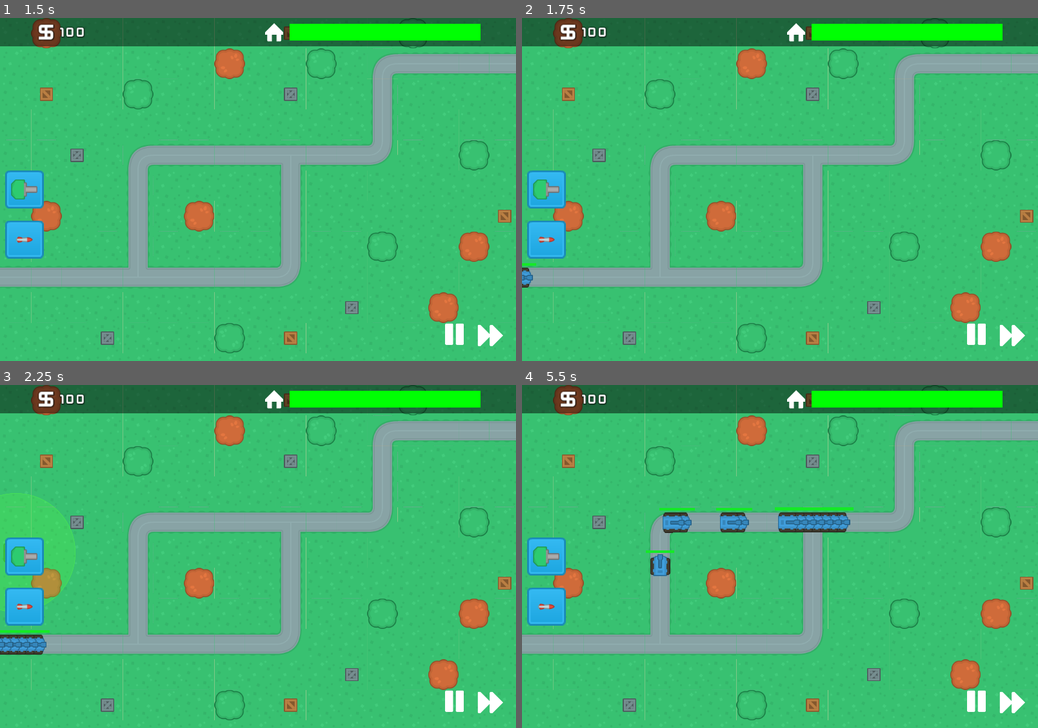
Above: before the commit, frames 1-4 (two rows, left to right).
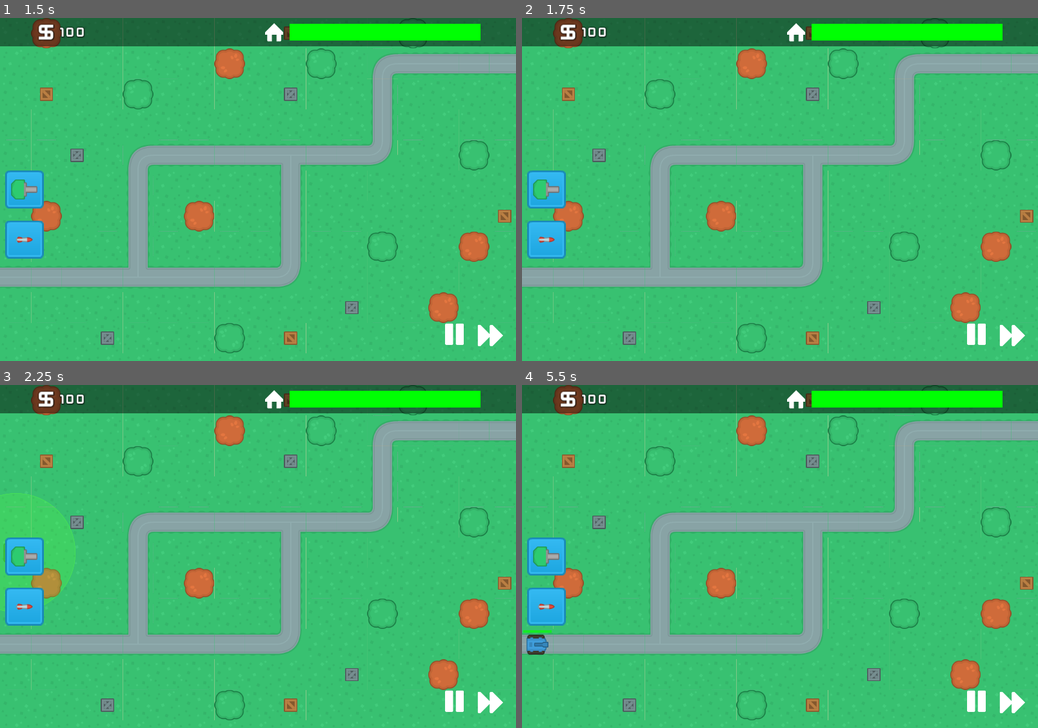
Above: after the commit, the same moments.

Repository: mdbernhards/TDGame
Game: Godot game, scene res://Scenes/MainScenes/GameScene.tscn
The game is run twice, just before and just after one commit, with the same random seed, the same clock (stepped at 60 frames per second) and the same inputs. The project has no main scene, so this scene is started directly.
Inputs (mouse positions are in pixels of both pictures, inside the frame that each line leads up to):
- Up to frame 1 (1.5 s): click (25, 240) at 0.5 s; click (454, 333) at 1.25 s
- Up to frame 2 (1.75 s): no input
- Up to frame 3 (2.25 s): click (25, 556) at 2 s
- Up to frame 4 (5.5 s): click (1012, 700) at 2.75 s; click (547, 556) at 3.5 s; click (547, 607) at 4.25 s; click (1012, 700) at 5 s

Frame 1 is identical in both runs. In frame 2, 0.1% of the frame differs, in the area x 0-3%, y 71-79%; in frame 3, 0.6%; in frame 4, 2.2%, in the area x 0-65%, y 35-79%.

Commit message:
Added money system(turrets cost money, tanks drop money), fixed bug with MissileT1 crashing game when tank enters range, added waves mechanic, now all wave, tank and turret data saved in gameData resource file

Diff:
--- a/Scenes/Enemies/BlueTank.gd
+++ b/Scenes/Enemies/BlueTank.gd
@@ -1,10 +1,15 @@
 extends PathFollow2D
 
-signal base_damage(damage)
+signal base_damage(base_damage)
+signal money_droped(money_droped)
 
-var speed = 150
-var hp = 300
-var base_damage = 21
+var tank_data = GameData.enemy_data["BlueTank"]
+
+var speed = tank_data.speed
+var hp = tank_data.health
+var base_damage = tank_data.base_damage
+var money_droped = tank_data.money_droped
+
 
 onready var health_bar = get_node("HealthBar")
 onready var impact_area = get_node("Impact")
@@ -44,6 +49,7 @@
 	impact_area.add_child(new_impact)
 
 func on_destroy():
+	emit_signal("money_droped", money_droped)
 	get_node("KinematicBody2D").queue_free()
 	yield(get_tree().create_timer(0.2), "timeout")
 	self.queue_free()
--- a/Scenes/MainScenes/GameScene.gd
+++ b/Scenes/MainScenes/GameScene.gd
@@ -13,7 +13,10 @@
 var enemies_in_wave = 0
 
 var base_health = 100
+var money = 100
+var enemy_count
 
+var waves = GameData.wave_data["Waves"]
 ###
 ### Basic railsnakes
 ###
@@ -26,6 +29,8 @@
 func _process(delta):
 	if build_mode:
 		update_tower_preview()
+	if enemy_count == 0:
+		start_next_wave()
 
 func _unhandled_input(event):
 	if event.is_action_released("ui_cancel") and build_mode == true:
@@ -39,11 +44,14 @@
 ###
 func start_next_wave():
 	var wave_data = retrieve_wave_data()
-	yield(get_tree().create_timer(0.2), "timeout")
+	if current_wave == 1:
+		yield(get_tree().create_timer(0.2), "timeout")
+	else:
+		yield(get_tree().create_timer(6), "timeout")
 	spawn_enemies(wave_data)
 
 func retrieve_wave_data():
-	var wave_data = [["BlueTank", 0.1], ["BlueTank", 0.1],["BlueTank", 0.1], ["BlueTank", 0.1],["BlueTank", 0.1], ["BlueTank", 0.1],["BlueTank", 0.7], ["BlueTank", 0.1],["BlueTank", 0.7], ["BlueTank", 0.1],["BlueTank", 0.7], ["BlueTank", 0.1]]
+	var wave_data = create_wave()
 	current_wave += 1
 	enemies_in_wave = wave_data.size()
 	return wave_data
@@ -52,6 +60,7 @@
 	for i in wave_data:
 		var new_enemy = load("res://Scenes/Enemies/" + i[0] + ".tscn").instance()
 		new_enemy.connect("base_damage", self, 'on_base_damage')
+		new_enemy.connect("money_droped", self, 'on_money_droped')
 		map_node.get_node("Path").add_child(new_enemy, true)
 		yield(get_tree().create_timer(i[1]),"timeout")
 
@@ -85,7 +94,7 @@
 	get_node("UI/TowerPreview").free()
 
 func verify_and_build():
-	if build_valid:
+	if build_valid and buy_turret():
 		var new_tower = load("res://Scenes/Turrets/" + build_type + ".tscn").instance()
 		new_tower.position = build_location
 		new_tower.built = true
@@ -94,9 +103,36 @@
 		map_node.get_node("Turrets").add_child(new_tower, true)
 		map_node.get_node("TowerExclusion").set_cellv(build_tile, 5)
 
+func buy_turret():
+	var price = GameData.tower_data[build_type]["price"]
+	if price <= money:
+		money -= price
+		get_node("UI").update_money_count(money)
+		return true
+	else:
+		return false
+
 func on_base_damage(damage):
 	base_health -= damage
 	if base_health <= 0:
 		emit_signal("game_finished", false)
 	else:
 		get_node("UI").update_health_bar(base_health)
+
+
+func on_money_droped(money_droped):
+	money += money_droped
+	enemy_count -= 1
+	get_node("UI").update_money_count(money)
+
+func create_wave():
+	var wave_data = GameData.wave_data
+	var complete_wave = []
+	if (current_wave <= wave_data.Waves):
+		var wave = GameData.wave_data["Wave" + String(current_wave)]
+		enemy_count = wave.BlueTanks
+		for i in wave.BlueTanks:
+			complete_wave.append_array([["BlueTank", 0.7]])
+	else:
+		complete_wave.append_array([["BlueTank", 0.7]])
+	return complete_wave
--- a/Scenes/MainScenes/UI.gd
+++ b/Scenes/MainScenes/UI.gd
@@ -2,6 +2,7 @@
 
 onready var hp_bar = get_node("HUD/InfoBar/H/HP")
 onready var hp_bar_tween = get_node("HUD/InfoBar/H/HP/Tween")
+onready var money_count = get_node("HUD/InfoBar/H/Money")
 
 func set_tower_preview(tower_type, mouse_position):
 	var drag_tower = load("res://Scenes/Turrets/" + tower_type + ".tscn").instance()
@@ -59,3 +60,6 @@
 		hp_bar.set_tint_progress("e1be32")
 	else:
 		hp_bar.set_tint_progress("e11e1e")
+
+func update_money_count(money):
+	money_count.text = String(money)
--- a/Scenes/Turrets/Turrets.gd
+++ b/Scenes/Turrets/Turrets.gd
@@ -14,7 +14,8 @@
 func _physics_process(delta):
 	if !enemy_array.empty() and built:
 		select_enemy()
-		if not get_node("AnimationPlayer").is_playing():
+		var animationPlayer = get_node_or_null("AnimationPlayer")
+		if animationPlayer == null or not get_node_or_null("AnimationPlayer").is_playing():
 			turn()
 		if ready:
 			fire()
@@ -46,7 +47,7 @@
 	get_node("AnimationPlayer").play("Fire")
 
 func fire_missile():
-	pass
+	get_node("AnimationPlayer").play("Fire") # need to add new animation
 
 func _on_Range_body_entered(body):
 	enemy_array.append(body.get_parent())
--- a/Singletons/GameData.gd
+++ b/Singletons/GameData.gd
@@ -2,17 +2,46 @@
 
 var tower_data = {
 	"GunT1": {
-		"damage": 15,
-		"rof": 1,
+		"damage": 25,
+		"rof": 0.5,
 		"range": 250,
-		"category": "Projectile"},
+		"category": "Projectile",
+		"price": 25},
 	"GunT2": {
 		"damage": 25,
 		"rof": 0.8,
 		"range": 350,
-		"category": "Projectile"},
+		"category": "Projectile",
+		"price": 50},
 	"MissileT1": {
 		"damage": 45,
 		"rof": 6,
 		"range": 550,
-		"category": "Missile"}}
+		"category": "Missile",
+		"price": 40
+	}
+}
+
+var enemy_data = {
+	"BlueTank": {
+		"health": 100,
+		"speed": 150,
+		"money_droped" : 20,
+		"base_damage" : 21
+	}
+}
+
+var wave_data = {
+	"Waves": 3,
+	"Wave1": {
+		"BlueTanks" : 2,
+		"Order": {
+			"1": {
+				"BlueTanks": 2,
+				"Offset": 0.2,
+			}
+		}
+	},
+	"Wave2": { "BlueTanks" : 5},
+	"Wave3": { "BlueTanks" : 10}
+}
